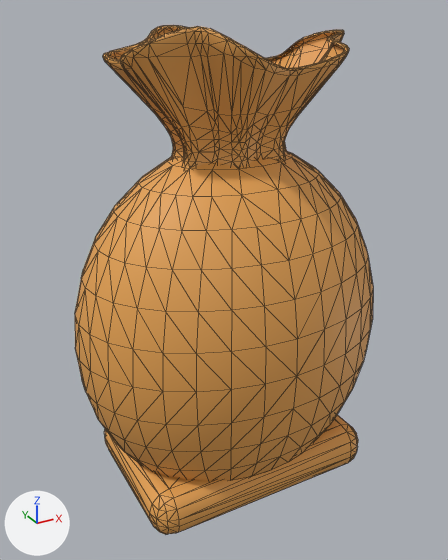
The OBJ model assets/loot-bag/parts/loot-bag-cloth.obj, before and after one commit.
One viewpoint serves both versions: a camera (50 mm lens) standing at (-1.8, -3.19, 3.09) and looking at (-0.04, 0.01, 1.49). The axes (+X, +Y, +Z) are drawn at lower left. The lights are the same throughout. The older version comes first. Mesh edges are drawn as thin lines. Where no turn or scale is listed for an object, it has been applied to the vertices.

The scene before the commit, as lines of its bpy script (objects in view):
```python
me_cloth = bpy.data.meshes.new('Cloth')
me_cloth.from_pydata(...)  # 1384 vertices, 2599 faces; spans x -1.02..1.02, y -0.76..0.76, z 0.0..3.01
me_cloth.materials.append(mat_tan)  # orange #e7a453
ob_cloth = bpy.data.objects.new('Cloth', me_cloth)
ob_cloth.location = (0.0, 0.0, 0.0)
```
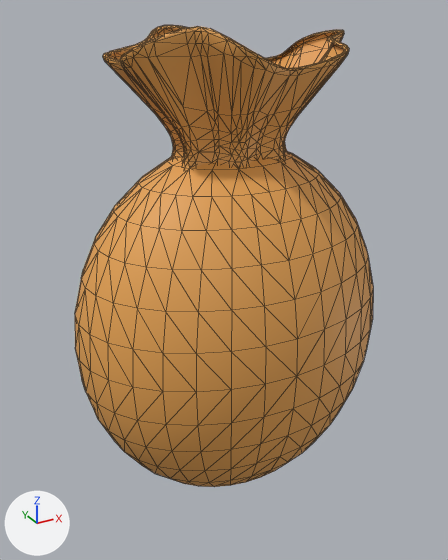
Where the change shows, as pixel boxes (x1, y1, x2, y2) in the pictures (448 x 560 px; the box of a moved part takes in the faces that stretch with it):
```json
{"object": "Cloth", "change": "reshaped", "before": [75, 25, 373, 534], "after": [75, 25, 373, 487], "on screen": "9% shorter"}
{"part": 1, "of": "me_cloth", "change": "deleted", "before": [104, 415, 358, 534], "on screen": "orange"}
{"part": 2, "of": "me_cloth", "change": "reshaped", "before": [103, 25, 349, 230], "after": [103, 25, 349, 230]}
{"part": 3, "of": "me_cloth", "change": "moved or reshaped", "before": [242, 463, 286, 479], "after": [215, 463, 286, 487], "on screen": "mostly hidden before"}
{"part": 4, "of": "me_cloth", "change": "reshaped", "before": [231, 39, 257, 54], "after": [231, 39, 258, 57]}
```

The change, as JSON lines over the scene's bpy script:
```json
{"block": "me_cloth", "where": "# used by ob_cloth; location = (0.0, 0.0, 0.0)"}
{"op": "remove", "block": "me_cloth", "code": "me_cloth.from_pydata(...)  # 1384 vertices, 2599 faces; spans x -1.02..1.02, y -0.76..0.76, z 0.0..3.01"}
{"op": "add", "block": "me_cloth", "code": "me_cloth.from_pydata(...)  # 1387 vertices, 2600 faces; spans x -1.02..1.02, y -0.76..0.76, z 0.0..3.01"}
{"block": "me_cloth", "change": "me_cloth part 1: the loose piece of 95 vertices spanning x -0.8..0.8, y -0.55..0.55, z 0.07..0.39 is deleted"}
{"block": "me_cloth", "change": "me_cloth part 2: 6 vertices moved within x -0.71..0.69, y -0.24..0.21, z 2.38..2.95; 72 vertices removed from x -0.69..0.72, y -0.44..0.53, z 2.07..2.99; 164 vertices added at x -0.7..0.72, y -0.46..0.54, z 2.07..2.99"}
{"block": "me_cloth", "change": "me_cloth part 3: 2 vertices removed from x -0.16..0.06, y -0.42..-0.41, z 0.2; 4 vertices added at x -0.22..0.11, y -0.42..-0.39, z 0.2"}
{"block": "me_cloth", "change": "me_cloth part 4: 1 vertex removed from x -0.21, y -0.5, z 2.92; 3 vertices added at x -0.22..-0.21, y -0.51..-0.49, z 2.91..2.92"}
{"block": "me_cloth", "change": "other edits to the shape of me_cloth do not show in these pictures"}
```
